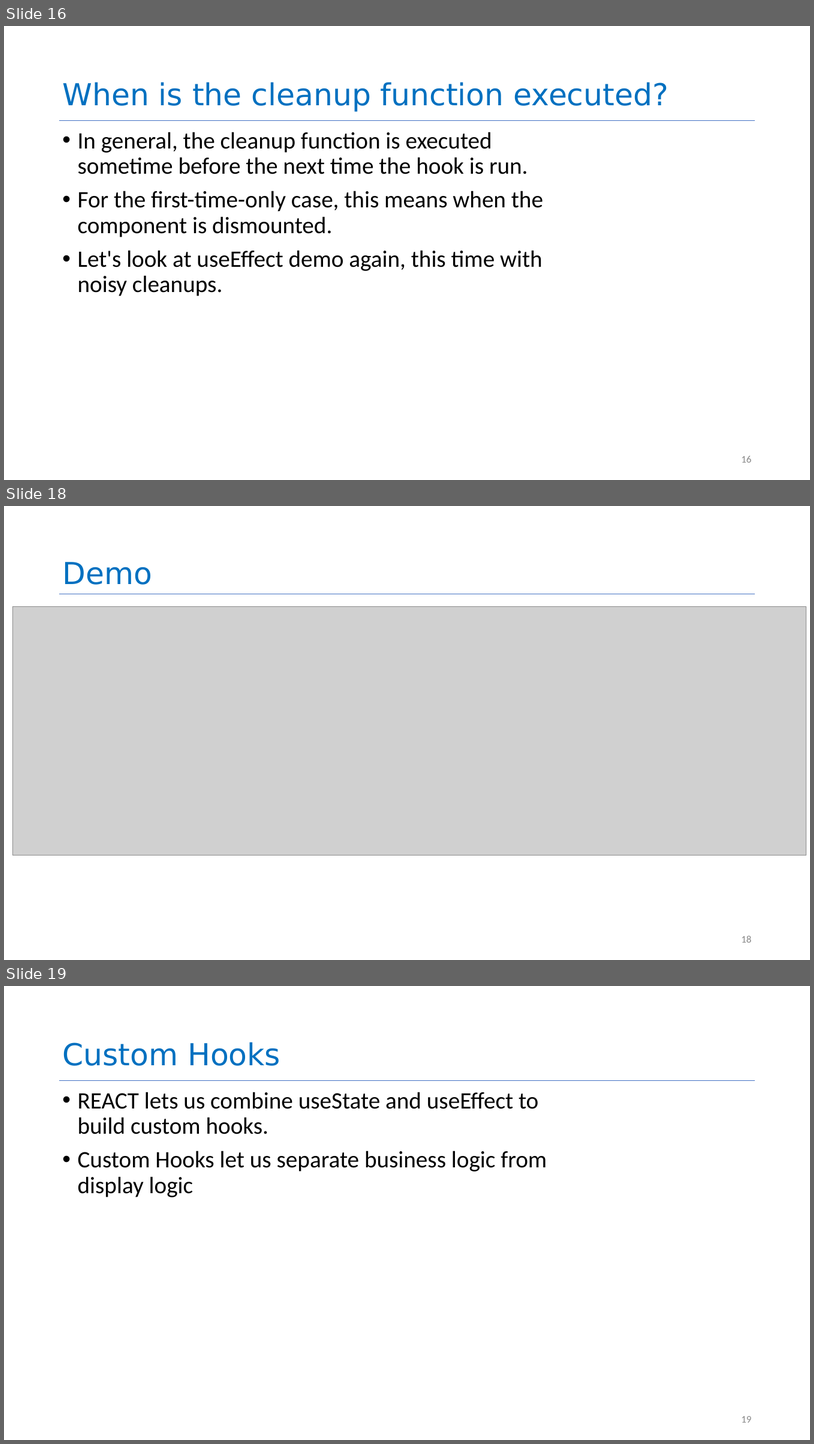
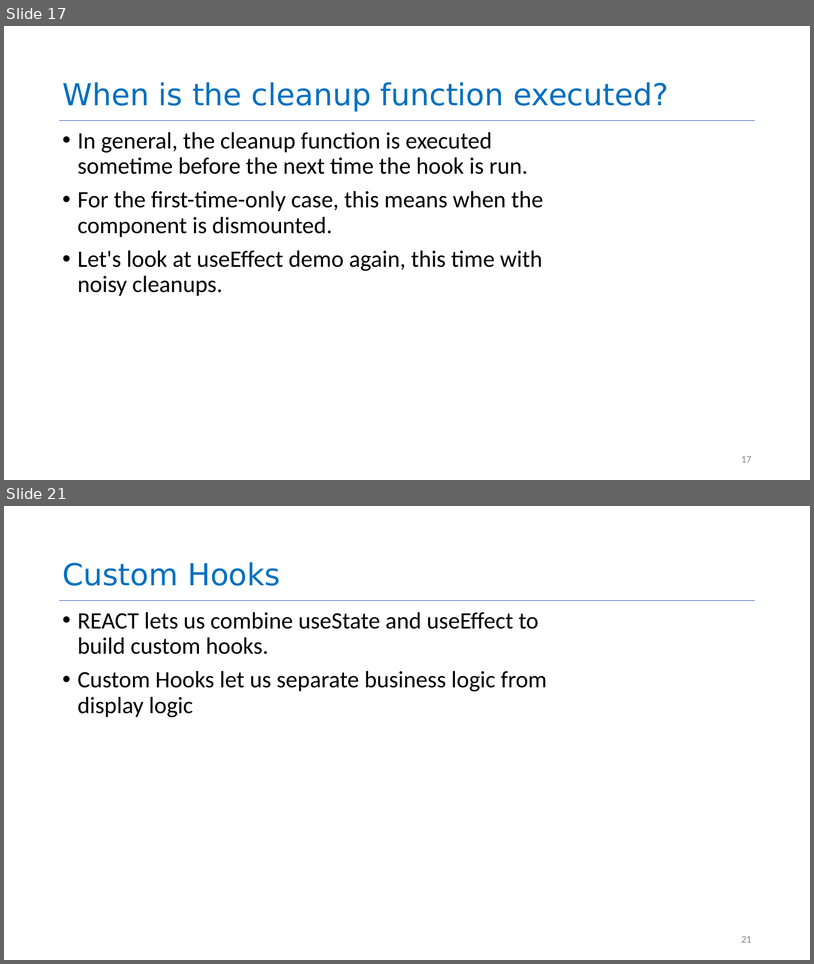
Before and after one commit to neu-se/CS4530-Spring-2025, a slide deck: Slides/Module 09 React Hooks.pptx. Shown one above the other, each under a label of ours: slides 16, 18 and 19 before the commit, slides 17 and 21 after it; the slides between them are not shown. The pictures are 814x1444 and 814x964 pixels, drawn with LibreOffice and Linux fonts; fonts in the diff are those of the drawing; grey boxes stand for pictures. Boxes give left, top, right and bottom in pixels: in the first picture for what was removed or moved away, otherwise in the second. Text is boxed around its words. In the diff, an @@ line names an element or a change of style, - is before the commit and + after.

```diff
--- a/Slides/Module 09 React Hooks.pptx
+++ b/Slides/Module 09 React Hooks.pptx
@@ slide 18 removed at (x1=4, y1=506, x2=810, y2=960), background #FFFFFF @@
@@ title removed at (x1=62, y1=562, x2=152, y2=585) @@
-Demo
@@ line removed from (60, 594) to (755, 594) @@
@@ picture removed at (x1=12, y1=607, x2=807, y2=855) @@
@@ page number removed at (x1=741, y1=935, x2=752, y2=942) @@
-18
@@ what was slide 16 is now slide 17 @@
@@ page number at (x1=741, y1=456, x2=752, y2=462): text changed @@
-16
+17
@@ what was slide 19 is now slide 21 @@
@@ page number at (x1=741, y1=936, x2=752, y2=942): text changed @@
-19
+21
```
Also in this commit, not shown: 8 slides changed, 5 slides added, 4 other files.
